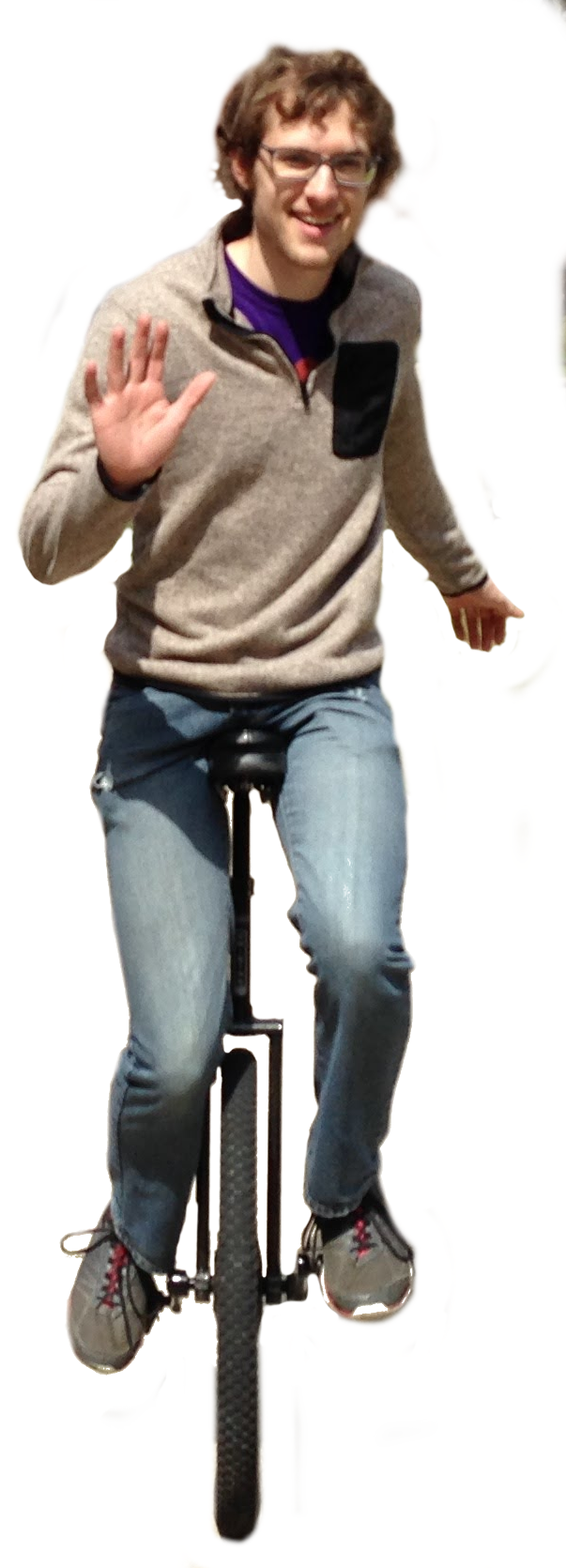
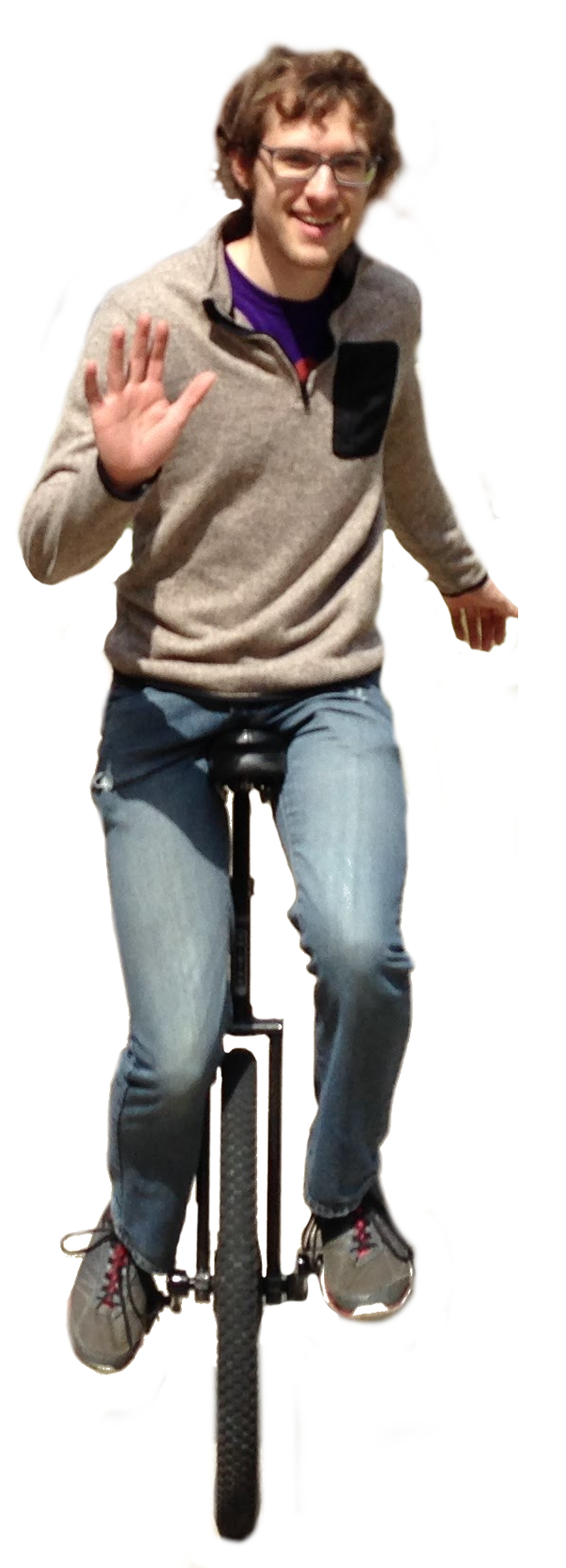
Layer changes from the first 566 × 1568 image to the second:
painted on "IMG_4352.JPG" over [518, 0, 566, 857]
